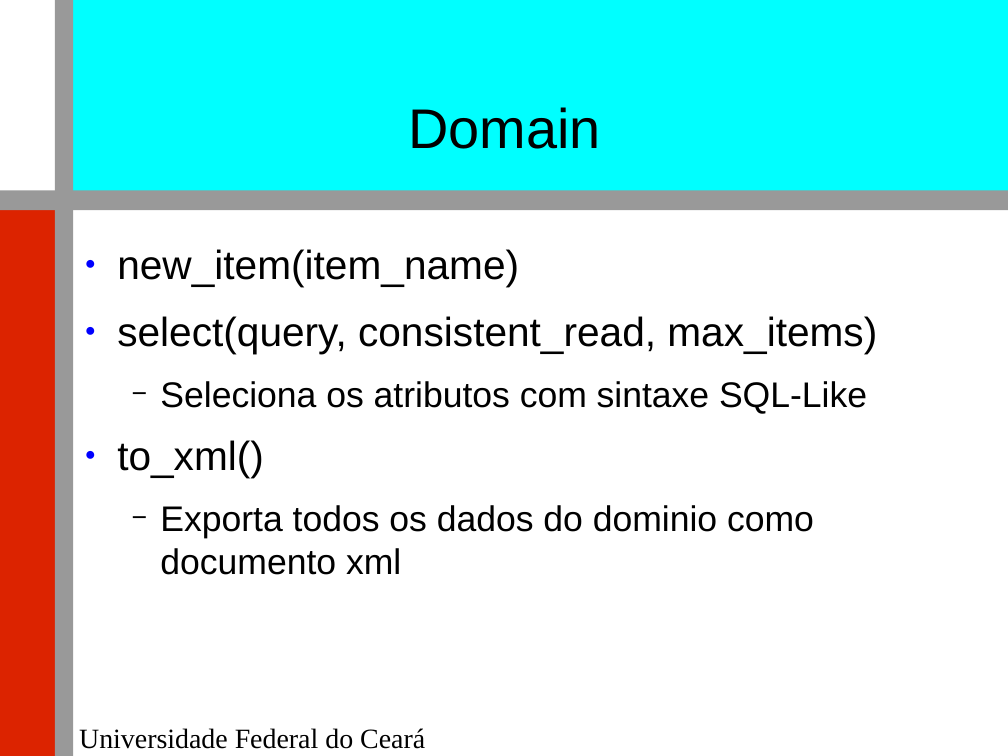
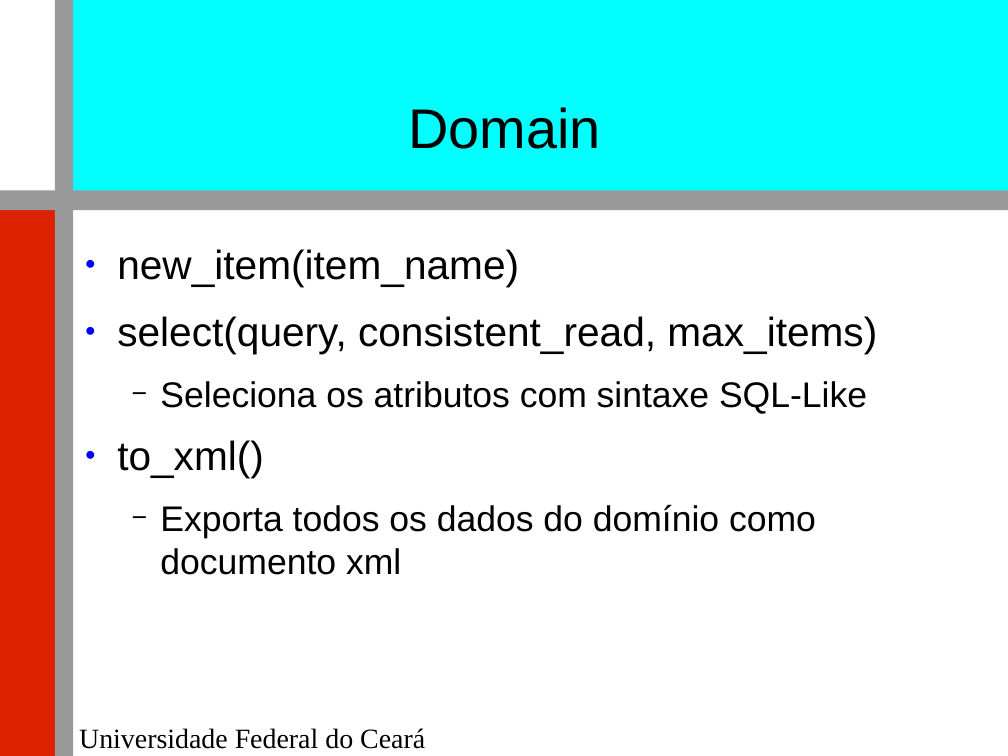
Before and after one commit to renatocjn/NoSQL_TF, a slide deck: slide 21 of Apresentação.odp. Drawn at 1008x756 pixels with LibreOffice and Linux fonts; fonts in the diff are those of the drawing; background and template pictures are left out. Boxes give left, top, right and bottom in pixels: in the first picture for what was removed or moved away, otherwise in the second. Text is boxed around its words. In the diff, an @@ line names an element or a change of style, - is before the commit and + after.

```diff
--- a/Apresentação.odp
+++ b/Apresentação.odp
@@ text at (x1=160, y1=504, x2=816, y2=575): text changed @@
-  − Exporta todos os dados do dominio como documento xml
+  − Exporta todos os dados do domínio como documento xml
```
Also in this commit, not shown: 7 other slides changed, 1 other file.
